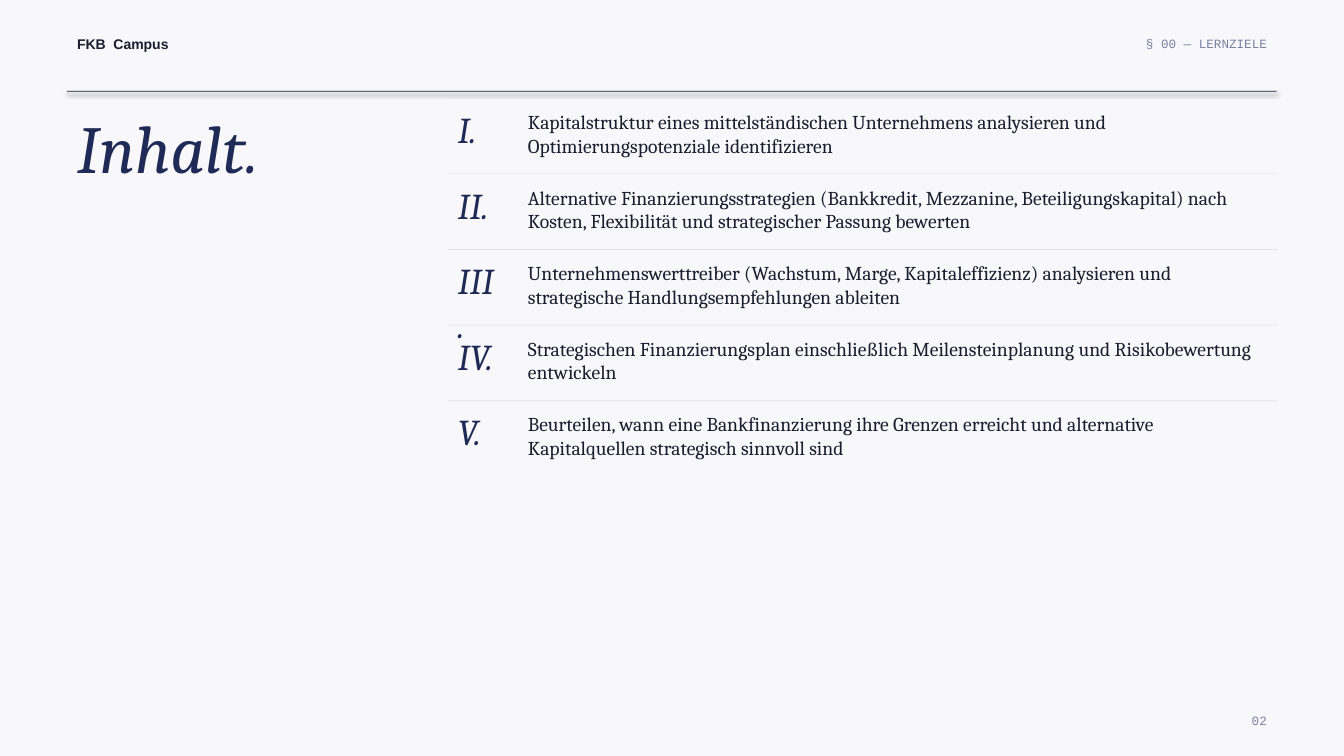
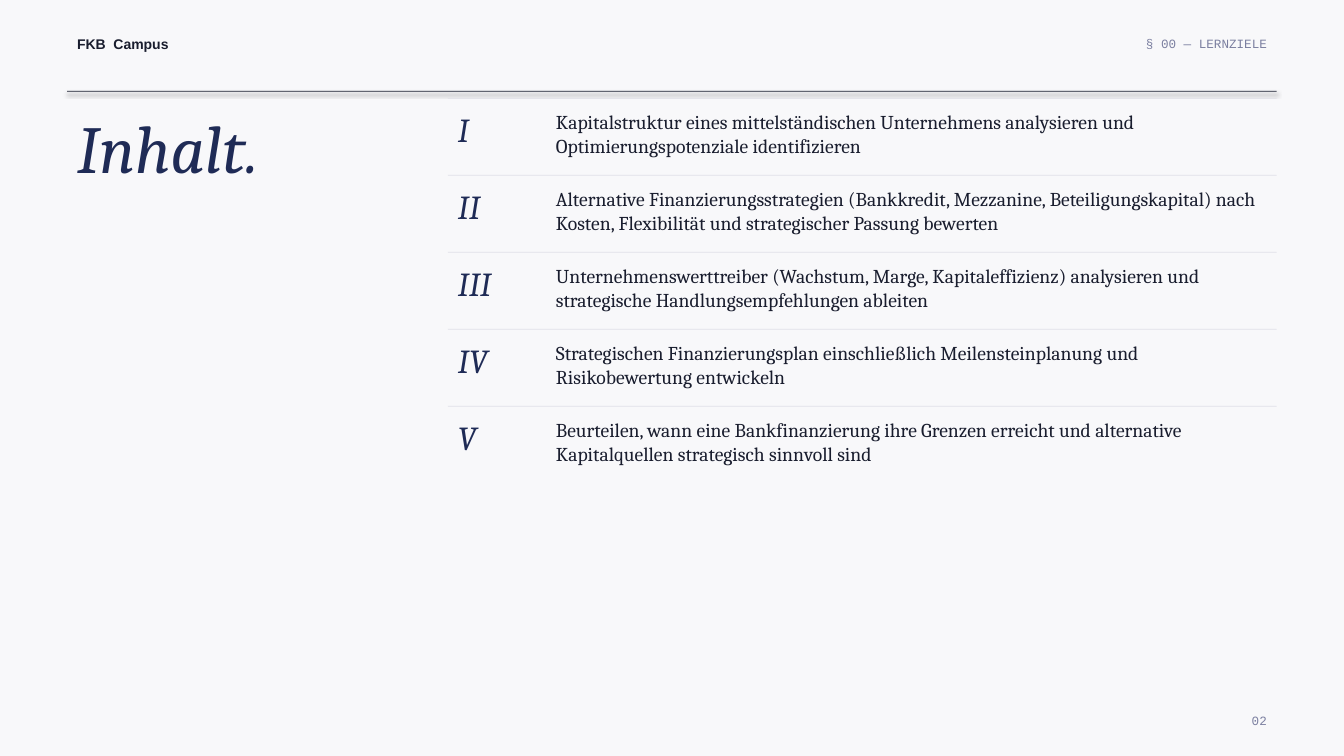
Before and after one commit to ck5rqc47pr-byte/firmenkundenakademie-online, a slide deck: slide 2 of public/downloads/praesentation/M03.pptx. Drawn at 1344x756 pixels with LibreOffice and Linux fonts; fonts in the diff are those of the drawing. Boxes give left, top, right and bottom in pixels: in the first picture for what was removed or moved away, otherwise in the second. Text is boxed around its words. In the diff, an @@ line names an element or a change of style, - is before the commit and + after.

```diff
--- a/public/downloads/praesentation/M03.pptx
+++ b/public/downloads/praesentation/M03.pptx
@@ text at <box>458,119,469,142</box>: text changed; size 26 to 24 pt @@
-I.
+I
@@ text "Kapitalstruktur eines mittelständischen Unternehmens analysi ...": place and size @@
-text "Kapitalstruktur eines mittelständischen Unternehmens analysi ..." at <box>528,115,1106,158</box>
+text "Kapitalstruktur eines mittelständischen Unternehmens analysi ..." at <box>556,115,1134,157</box>
@@ text at <box>458,196,480,219</box>: text changed; size 26 to 24 pt @@
-II.
+II
@@ text "Alternative Finanzierungsstrategien (Bankkredit, Mezzanine,  ...": place and size @@
-text "Alternative Finanzierungsstrategien (Bankkredit, Mezzanine,  ..." at <box>528,191,1227,233</box>
+text "Alternative Finanzierungsstrategien (Bankkredit, Mezzanine,  ..." at <box>556,192,1255,234</box>
@@ text "Unternehmenswerttreiber (Wachstum, Marge, Kapitaleffizienz)  ...": place and size @@
-text "Unternehmenswerttreiber (Wachstum, Marge, Kapitaleffizienz)  ..." at <box>528,266,1171,309</box>
+text "Unternehmenswerttreiber (Wachstum, Marge, Kapitaleffizienz)  ..." at <box>556,269,1199,311</box>
@@ text at <box>458,273,491,296</box>: text changed; size 26 to 24 pt @@
-III.
+III
@@ rectangle: place and size @@
-rectangle at <box>448,325,1276,326</box>
+rectangle at <box>448,329,1276,330</box>
@@ text at <box>458,350,488,374</box>: text changed; size 26 to 24 pt @@
-IV.
+IV
@@ text "Strategischen Finanzierungsplan einschließlich Meilensteinpl ..." rewrapped from <box>528,342,1251,380</box> to <box>556,346,1139,388</box> @@
@@ rectangle: place and size @@
-rectangle at <box>448,400,1276,401</box>
+rectangle at <box>448,406,1276,407</box>
@@ text "Beurteilen, wann eine Bankfinanzierung ihre ...": place and size @@
-text "Beurteilen, wann eine Bankfinanzierung ihre ..." at <box>528,417,1153,460</box>
+text "Beurteilen, wann eine Bankfinanzierung ihre ..." at <box>556,423,1181,465</box>
@@ text at <box>458,427,477,450</box>: text changed; size 26 to 24 pt @@
-V.
+V
```
Also in this commit, not shown: 10 other slides changed, 1 slide added, 21 other files.
